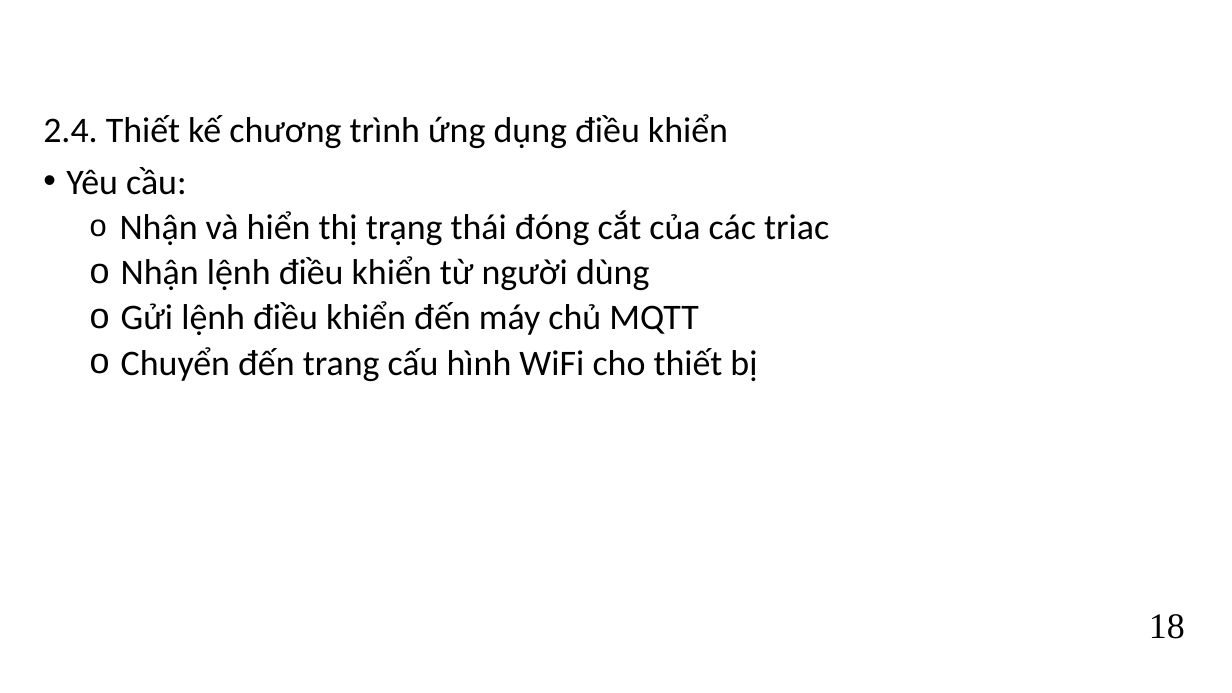
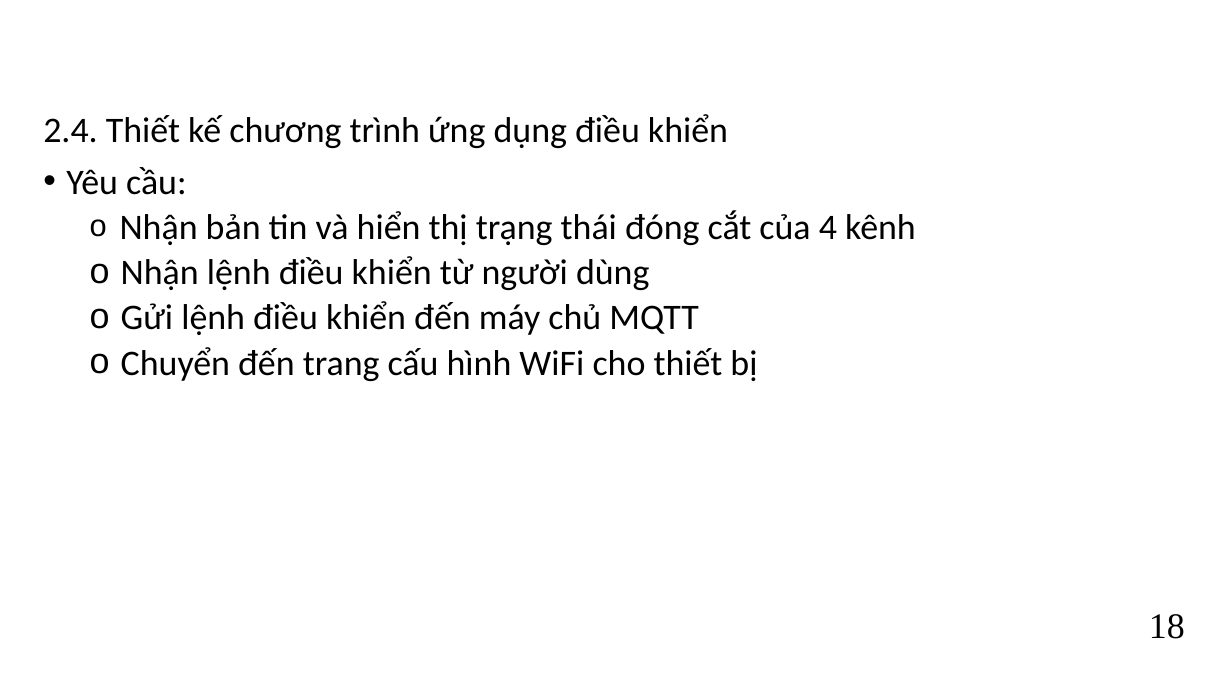
Before and after one commit to kurooroo/DATN, a slide deck: slide 18 of documents/Slide Đồ án tốt nghiệp_Nguyễn Tuấn Anh_REV1.pptx. Drawn at 1232x693 pixels with LibreOffice and Linux fonts; fonts in the diff are those of the drawing; background and template pictures are left out. Boxes give left, top, right and bottom in pixels: in the first picture for what was removed or moved away, otherwise in the second. Text is boxed around its words. In the diff, an @@ line names an element or a change of style, - is before the commit and + after.

```diff
--- a/documents/Slide Đồ án tốt nghiệp_Nguyễn Tuấn Anh_REV1.pptx
+++ b/documents/Slide Đồ án tốt nghiệp_Nguyễn Tuấn Anh_REV1.pptx
@@ text at bbox=[120, 210, 916, 245]: text changed @@
-  o Nhận và hiển thị trạng thái đóng cắt của các triac
+  o Nhận bản tin và hiển thị trạng thái đóng cắt của 4 kênh
```
Also in this commit, not shown: 12 other slides changed, 3 other files.
